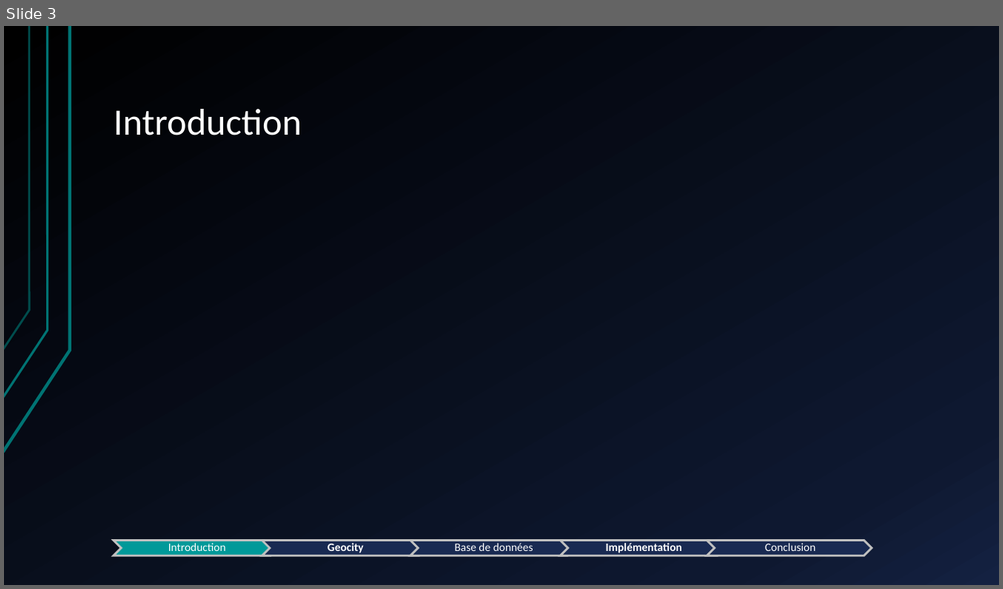
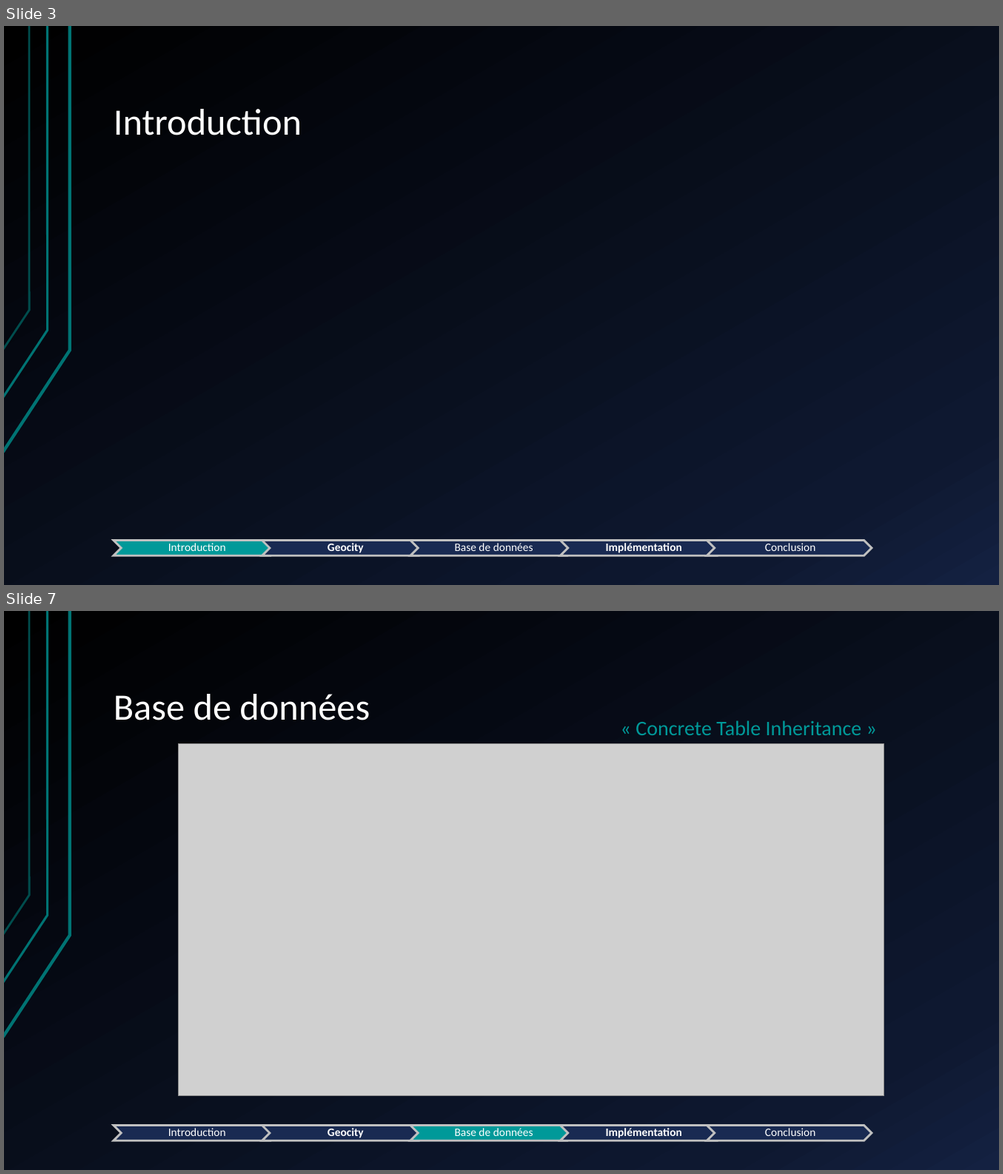
Before and after one commit to WilliamGordon/GeoCity, a slide deck: geocity.analysis/Presentation-TFE.pptx. Shown one above the other, each under a label of ours: slide 3 before the commit, slides 3 and 7 after it; the slides between them are not shown. The pictures are 1003x589 and 1003x1174 pixels, drawn with LibreOffice and Linux fonts; fonts in the diff are those of the drawing; grey boxes stand for pictures. Boxes give left, top, right and bottom in pixels: in the first picture for what was removed or moved away, otherwise in the second. Text is boxed around its words. In the diff, an @@ line names an element or a change of style, - is before the commit and + after.

```diff
--- a/geocity.analysis/Presentation-TFE.pptx
+++ b/geocity.analysis/Presentation-TFE.pptx
@@ slide 7 added at [4,611,999,1170], background gradient #000000 to #0F1931 to #142242; not listed: 3 template elements that a slide beside it also shows @@
@@ title added at [114,694,370,721], 36 pt, text #FFFFFF @@
+Base de données
@@ text added at [635,721,862,735], 20 pt, text #009999 @@
+« Concrete Table Inheritance »
@@ picture added at [178,743,884,1096] @@
@@ group added at [114,1126,872,1142]: 5 chevrons, 5 texts @@
+Introduction
+Geocity
+Base de données
+Implémentation
+Conclusion
```
Also in this commit, not shown: 4 slides changed, 5 other slides added, 13 other files.
